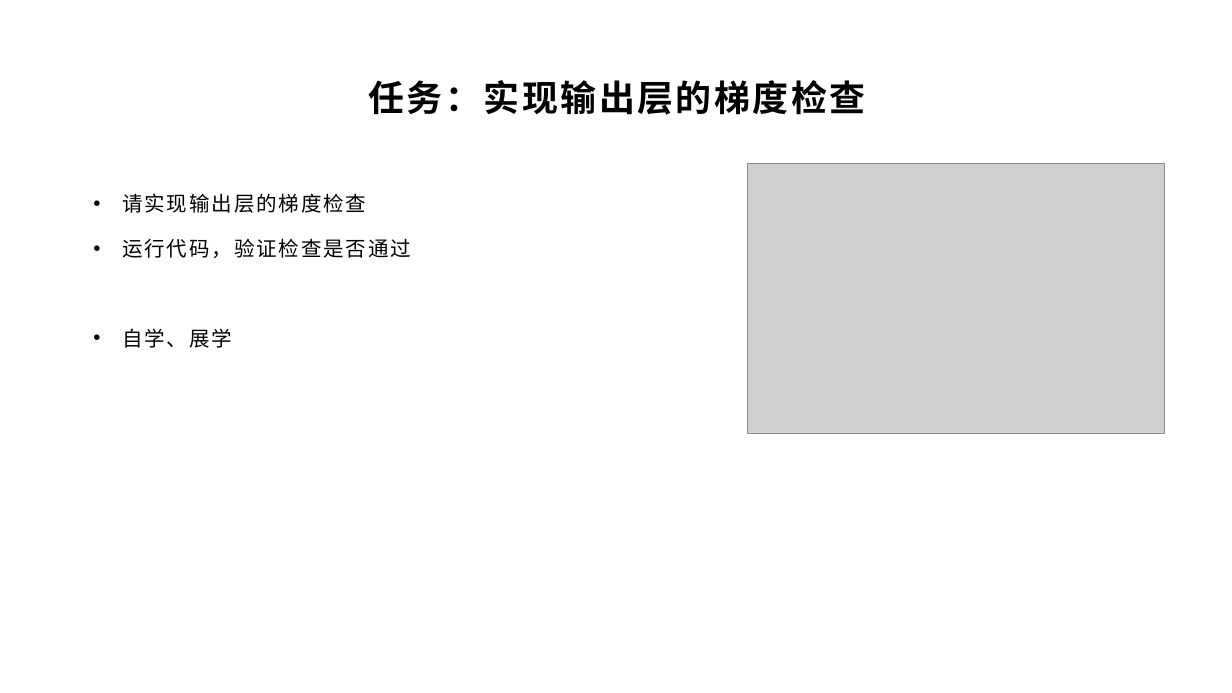
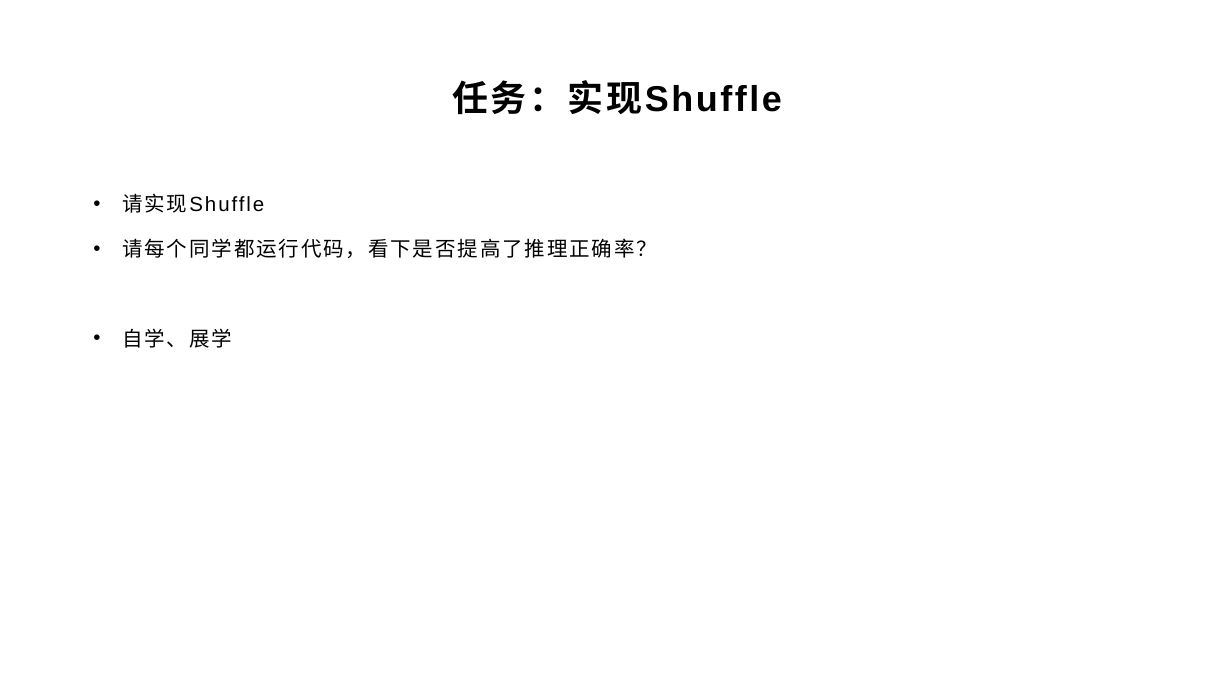
Before and after one commit to yyc-git/DeepLearningEdu, a slide deck: slide 26 of lessons/5_handwriting_by_linear_layer/ppt/用全连接层识别手写数字.pptx (slide 17 before the commit). Drawn at 1232x693 pixels with LibreOffice and Linux fonts; fonts in the diff are those of the drawing; grey boxes stand for pictures; background and template pictures are left out. Boxes give left, top, right and bottom in pixels: in the first picture for what was removed or moved away, otherwise in the second. Text is boxed around its words. In the diff, an @@ line names an element or a change of style, - is before the commit and + after.

```diff
--- a/lessons/5_handwriting_by_linear_layer/ppt/用全连接层识别手写数字.pptx
+++ b/lessons/5_handwriting_by_linear_layer/ppt/用全连接层识别手写数字.pptx
@@ title at [453,80,782,115]: text changed @@
-任务：实现输出层的梯度检查
+任务：实现Shuffle
@@ picture removed at [748,164,1165,433] @@
@@ text at [122,193,657,258]: text changed @@
-• 请实现输出层的梯度检查
-• 运行代码，验证检查是否通过
+• 请实现Shuffle
+• 请每个同学都运行代码，看下是否提高了推理正确率？
```
Also in this commit, not shown: 15 other slides changed, 10 slides added, 7 slides removed.
